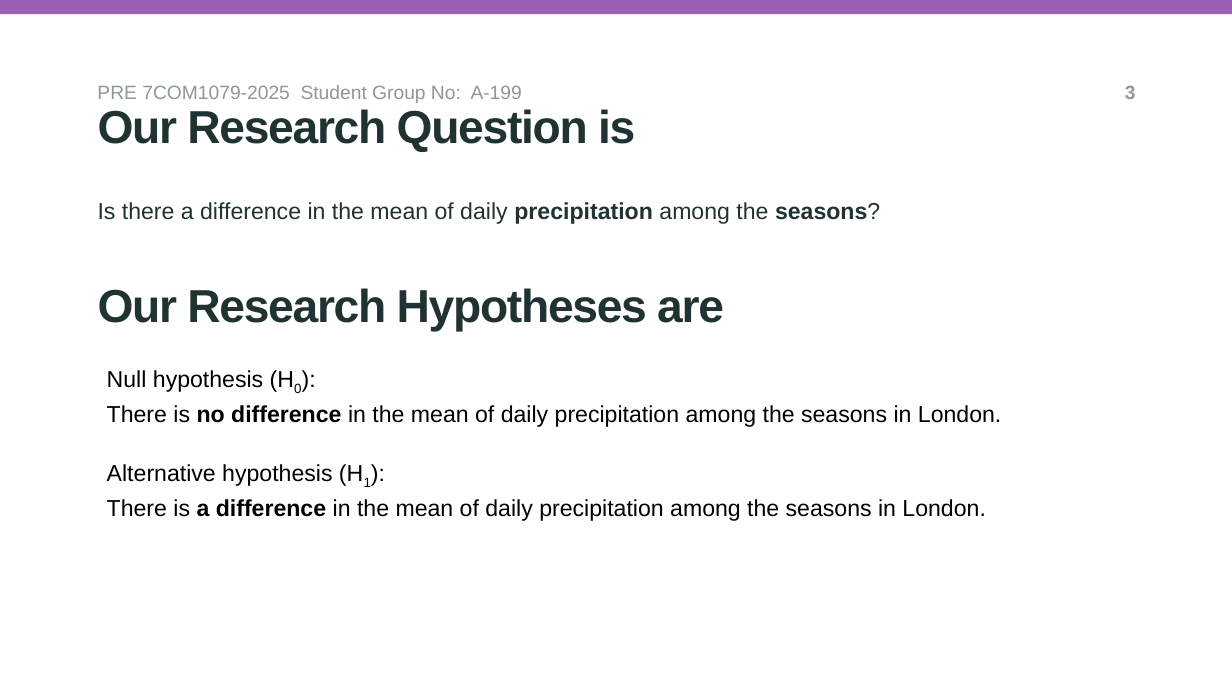
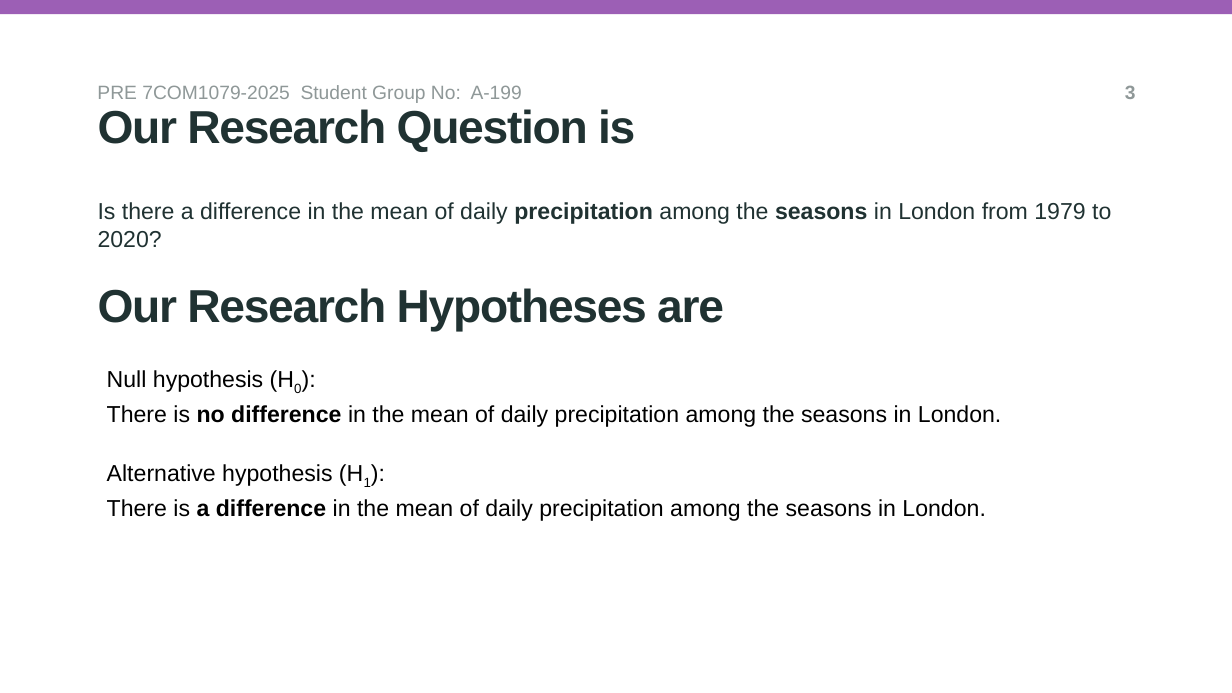
Before and after one commit to oc24aan/group-assignment-7COM1079, a slide deck: slide 4 of reseach_question_presentation_template.pptx. Drawn at 1232x693 pixels with LibreOffice and Linux fonts; fonts in the diff are those of the drawing; background and template pictures are left out. Boxes give left, top, right and bottom in pixels: in the first picture for what was removed or moved away, otherwise in the second. Text is boxed around its words. In the diff, an @@ line names an element or a change of style, - is before the commit and + after.

Commit message:
feat: Project Question updated with the Professors advices

```diff
--- a/reseach_question_presentation_template.pptx
+++ b/reseach_question_presentation_template.pptx
@@ title at <box>98,202,1111,248</box>: text changed @@
-Is there a difference in the mean of daily precipitation among the seasons?
+Is there a difference in the mean of daily precipitation among the seasons in London from 1979 to 2020?
```
